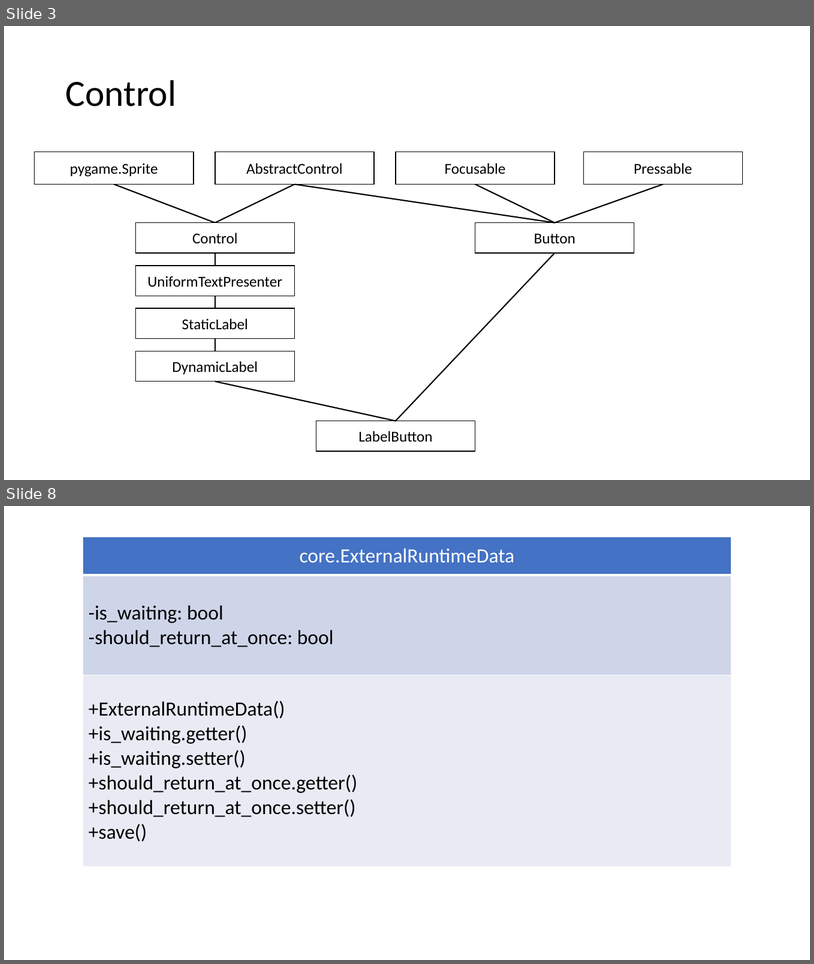
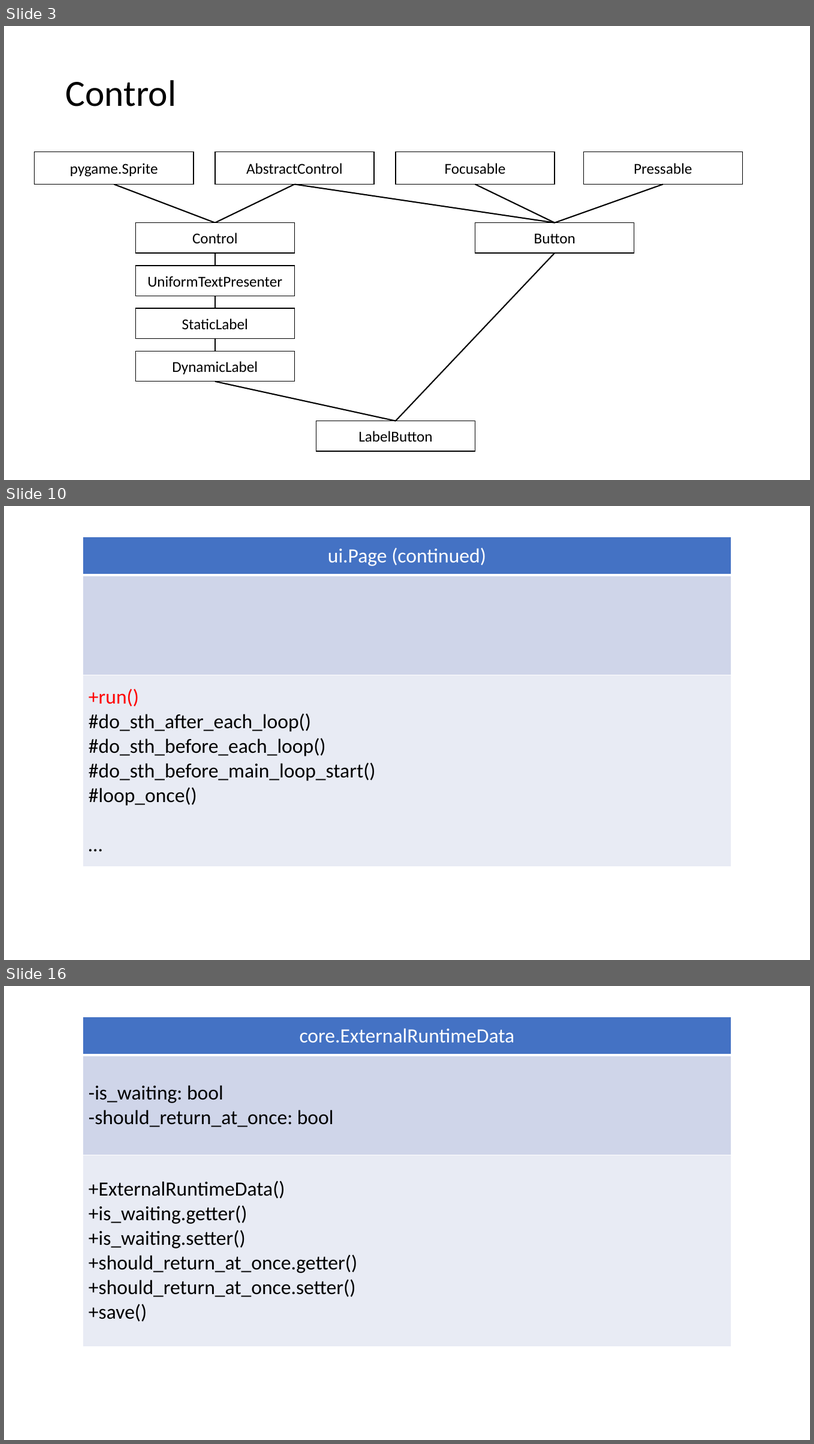
Before and after one commit to wertolf/vocabulary-builder, a slide deck: documentation/diagrams.pptx. Shown one above the other, each under a label of ours: slides 3 and 8 before the commit, slides 3, 10 and 16 after it; the slides between them are not shown. The pictures are 814x964 and 814x1444 pixels, drawn with LibreOffice and Linux fonts; fonts in the diff are those of the drawing. Boxes give left, top, right and bottom in pixels: in the first picture for what was removed or moved away, otherwise in the second. Text is boxed around its words. In the diff, an @@ line names an element or a change of style, - is before the commit and + after.

```diff
--- a/documentation/diagrams.pptx
+++ b/documentation/diagrams.pptx
@@ slide 10 added at (4, 506, 810, 960), background #FFFFFF @@
@@ table added at (83, 537, 732, 867), 3 rows, 1 columns @@
+ui.Page (continued)
+
++run() / #do_sth_after_each_loop() / #do_sth_before_each_loop() / #do_sth_before_main_loop_start() / #loop_once() / …
@@ what was slide 8 is now slide 16 @@
```
Also in this commit, not shown: 4 slides changed, 11 other slides added, 12 other files.
